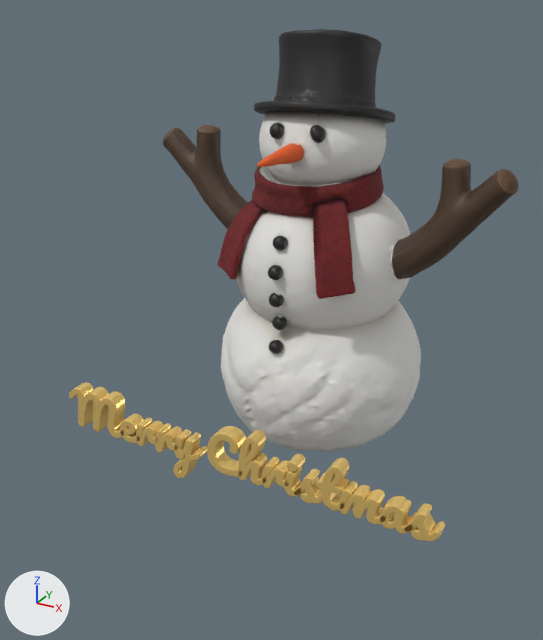
One commit to the glTF model assets/models/snowman_merry_christmas.glb: the scene before it, then after it.
One viewpoint serves both versions: a 50 mm lens placed at (0.191, -0.406, 0.27), pointed at (-0.003, -0.054, 0.094). Lighting does not change. The marker at lower left points along +X, +Y and +Z. The picture after the commit comes second. Where no turn or scale is listed for an object, it has been applied to the vertices. Vertices at exactly the same position are counted once.

Objects in the first picture: 'MerryChristmasText', 'SnowmanMesh'.
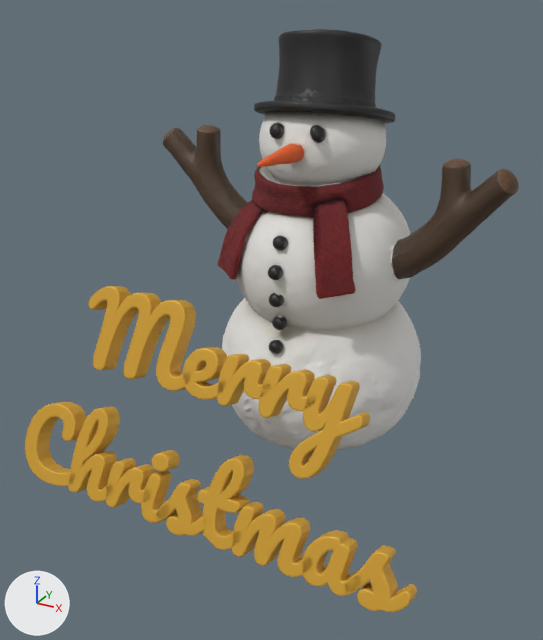
Changed parts and their boxes [x1, y1, x2, y2] in the pictures (543 x 640 px; the box of a moved part takes in the faces that stretch with it):
'MerryChristmasText', recoloured, surface changed, reshaped, moved, rescaled (104% taller): before [69, 382, 445, 541]; after [25, 286, 417, 612]
part 1 of me_merrychristmas, moved or reshaped: before [404, 503, 445, 541]; after [345, 545, 417, 612]
part 2 of me_merrychristmas, moved or reshaped: before [380, 496, 413, 534]; after [302, 530, 361, 596]
part 3 of me_merrychristmas, moved or reshaped: before [294, 469, 323, 504]; after [156, 479, 205, 536]
part 4 of me_merrychristmas, moved or reshaped: before [287, 454, 305, 472]; after [152, 450, 180, 472]
part 5 of me_merrychristmas, moved or reshaped: before [284, 466, 302, 497]; after [141, 471, 176, 523]
part 6 of me_merrychristmas, moved or reshaped: before [207, 426, 246, 477]; after [25, 401, 87, 486]
part 7 of me_merrychristmas, moved or reshaped: before [120, 414, 144, 443]; after [183, 347, 227, 400]
part 8 of me_merrychristmas, moved or reshaped: before [69, 382, 207, 478]; after [88, 286, 370, 479]
part 9 of me_merrychristmas, moved or reshaped: before [238, 430, 386, 525]; after [68, 406, 312, 577]

Diff of the bpy script that builds the scene:
```diff
--- a/assets/models/snowman_merry_christmas.glb.py
+++ b/assets/models/snowman_merry_christmas.glb.py
@@ mat_goldtext @@
 mat_goldtext = principled_material('GoldText')
-mat_goldtext.base_color = (1.0, 0.7, 0.22)  # yellow #ffda81
-mat_goldtext.metallic = 0.55
-mat_goldtext.roughness = 0.35
+mat_goldtext.base_color = (0.72, 0.4, 0.04)  # orange #ddaa38
+mat_goldtext.metallic = 0.25
+mat_goldtext.roughness = 0.6
@@ me_merrychristmas @@
 # used by ob_merrychristmastext; location = (-0.002, -0.1, 0.0167); scale = (0.0595, 0.0595, 0.0595)
-me_merrychristmas.from_pydata(...)  # 6312 vertices, 12584 faces; spans x -1.98..2.05, y -0.08..0.08, z -0.25..0.5
+me_merrychristmas.from_pydata(...)  # 6312 vertices, 12584 faces; spans x -1.1..1.2, y -0.29..0.2, z -0.69..0.43
+# me_merrychristmas part 1: the loose piece of 450 vertices spanning x 1.73..2.05, y -0.08..0.08, z -0.03..0.26 is multiplied about its middle by the matrix ((0.987, 0.0, -0.003), (-0.001, 0.606, 0.339), (-0.002, -0.221, 0.93)), then moved by (-0.85, -0.2, -0.67)
+# me_merrychristmas part 2: the loose piece of 378 vertices spanning x 1.51..1.83, y -0.08..0.08, z -0.01..0.25 is multiplied about its middle by the matrix ((0.991, 0.0, -0.003), (-0.001, 0.606, 0.338), (-0.002, -0.221, 0.929)), then moved by (-0.85, -0.2, -0.67)
+# me_merrychristmas part 3: the loose piece of 450 vertices spanning x 0.68..1.0, y -0.08..0.08, z -0.03..0.26 is multiplied about its middle by the matrix ((0.987, 0.0, -0.003), (-0.001, 0.606, 0.339), (-0.002, -0.221, 0.93)), then moved by (-0.85, -0.2, -0.67)
+# me_merrychristmas part 4: the loose piece of 96 vertices spanning x 0.61..0.73, y -0.08..0.08, z 0.26..0.37 is multiplied about its middle by the matrix ((0.956, 0.0, 0.003), (0.001, 0.606, 0.324), (0.002, -0.221, 0.89)), then moved by (-0.85, -0.13, -0.68)
+# me_merrychristmas part 5: the loose piece of 216 vertices spanning x 0.58..0.78, y -0.08..0.08, z -0.01..0.25 is multiplied about its middle by the matrix ((0.979, 0.0, -0.002), (-0.002, 0.606, 0.338), (-0.005, -0.221, 0.93)), then moved by (-0.85, -0.2, -0.67)
+# me_merrychristmas part 6: the loose piece of 336 vertices spanning x -0.26..0.16, y -0.08..0.08, z -0.01..0.45 is multiplied about its middle by the matrix ((0.995, 0.0, 0.001), (-0.001, 0.606, 0.341), (-0.002, -0.221, 0.938)), then moved by (-0.85, -0.16, -0.67)
+# me_merrychristmas part 7: the loose piece of 294 vertices spanning x -1.33..-1.05, y -0.08..0.08, z -0.01..0.25 is multiplied about its middle by the matrix ((0.989, 0.0, 0.001), (-0.001, 0.606, 0.338), (-0.003, -0.221, 0.93)), then moved by (1.19, 0.04, -0.01)
+# me_merrychristmas part 8: 2166 of 6312 vertices moved; they spanned x -1.98..-0.35, y -0.08..0.08, z -0.25..0.45 and now span x -0.79..0.84, y -0.13..0.2, z -0.24..0.43; mean shift (1.19, 0.05, -0.01); largest move (-1.69, -0.07, 0.44) -> (-0.5, 0.11, 0.43)
+# me_merrychristmas part 9: 1926 of 6312 vertices moved; they spanned x 0.09..1.59, y -0.08..0.08, z -0.02..0.5 and now span x -0.75..0.74, y -0.29..-0.02, z -0.68..-0.18; mean shift (-0.85, -0.18, -0.67); largest move (1.37, 0.07, 0.2) -> (0.51, -0.14, -0.51)
 me_merrychristmas.materials.append(mat_goldtext)
@@ ob_merrychristmastext @@
 ob_merrychristmastext = bpy.data.objects.new('MerryChristmasText', me_merrychristmas)
-ob_merrychristmastext.location = (-0.002, -0.1, 0.0167)
-ob_merrychristmastext.scale = (0.0595, 0.0595, 0.0595)
+ob_merrychristmastext.location = (-0.0052, -0.1201, 0.0745)
+ob_merrychristmastext.scale = (0.104, 0.104, 0.104)
```
